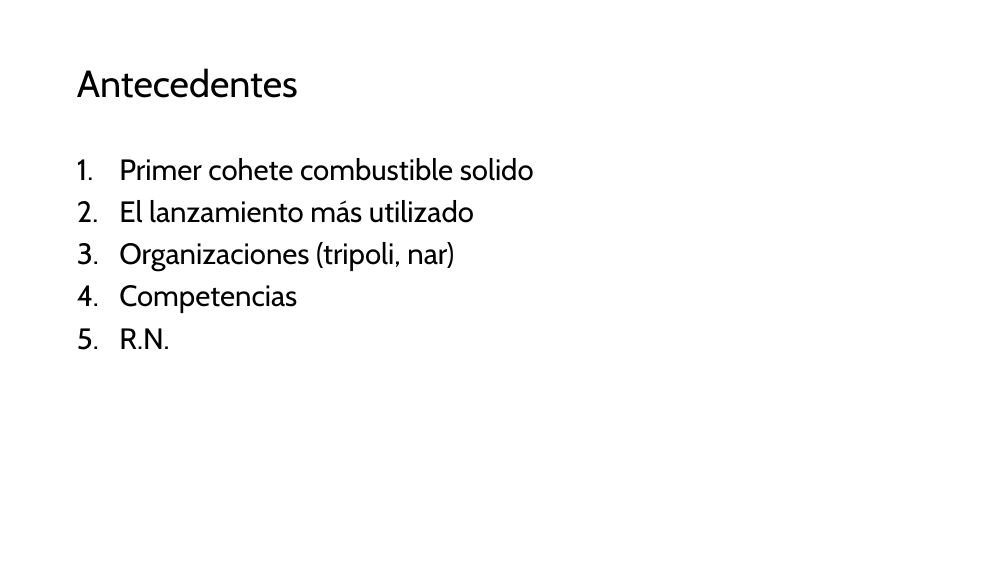
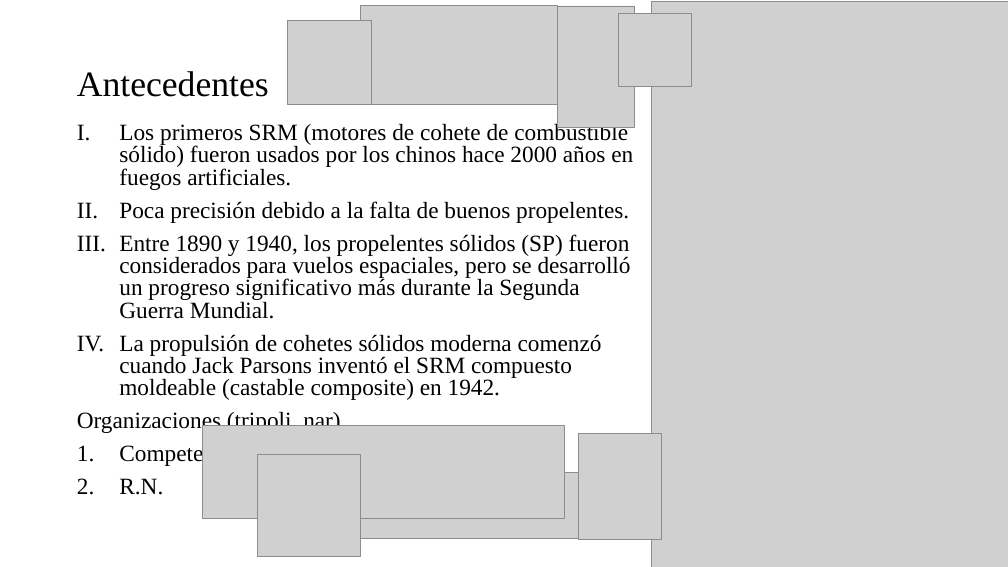
Before and after one commit to Archimedean2345/The-thermal-repository, a slide deck: slide 4 of PFlammam - Lucia V1 rev3/PFlammam - Lucia V1 - technical presentation.pptx. Drawn at 1008x567 pixels with LibreOffice and Linux fonts; fonts in the diff are those of the drawing; grey boxes stand for pictures. Boxes give left, top, right and bottom in pixels: in the first picture for what was removed or moved away, otherwise in the second. Text is boxed around its words. In the diff, an @@ line names an element or a change of style, - is before the commit and + after.

```diff
--- a/PFlammam - Lucia V1 rev3/PFlammam - Lucia V1 - technical presentation.pptx
+++ b/PFlammam - Lucia V1 rev3/PFlammam - Lucia V1 - technical presentation.pptx
@@ picture added at (287,20,371,104) @@
@@ picture added at (361,6,557,104) @@
@@ picture added at (558,6,635,127) @@
@@ picture added at (619,14,692,87) @@
@@ picture added at (651,2,1008,567) @@
@@ title "Antecedentes" at (77,71,269,97): size 36 to 34 pt, font Cabin to Times New Roman @@
@@ text "Los primeros SRM (motores de ...": place and size @@
-text "Los primeros SRM (motores de ..." at (119,158,534,349)
+text "Los primeros SRM (motores de ..." at (77,122,633,495)
@@ text at (119,122,633,400): text changed; size 28 to 22.2 pt; font Cabin to Times New Roman @@
-1. Primer cohete combustible solido
-2. El lanzamiento más utilizado
+I. Los primeros SRM (motores de cohete de combustible sólido) fueron usados por los chinos hace 2000 años en fuegos artificiales.
+II. Poca precisión debido a la falta de buenos propelentes.
+III. Entre 1890 y 1940, los propelentes sólidos (SP) fueron considerados para vuelos espaciales, pero se desarrolló un progreso significativo más durante la Segunda Guerra Mundial.
+IV. La propulsión de cohetes sólidos moderna comenzó cuando Jack Parsons inventó el SRM compuesto moldeable (castable composite) en 1942.
@@ text at (77,410,340,495): size 28 to 22.2 pt, font Cabin to Times New Roman in "Organizaciones (tripoli, nar)", "Competencias", "R.N."; bullet 1. to none; line spacing 0.9 to 0.8 @@
@@ picture added at (203,426,565,518) @@
@@ picture added at (578,434,661,541) @@
@@ picture added at (258,454,361,557) @@
@@ picture added at (359,472,596,538) @@
```
Also in this commit, not shown: 1 other slide changed.
